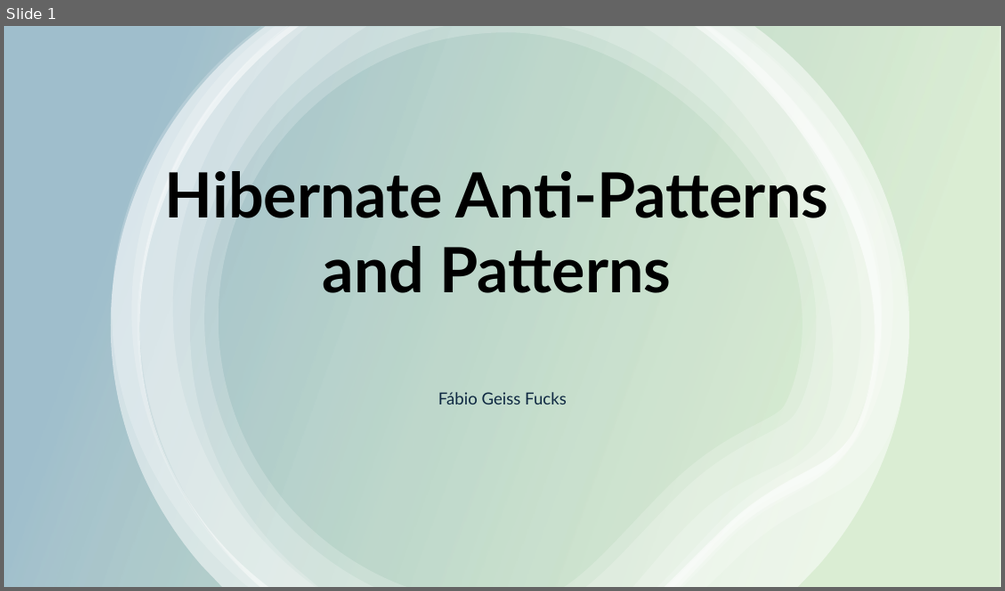
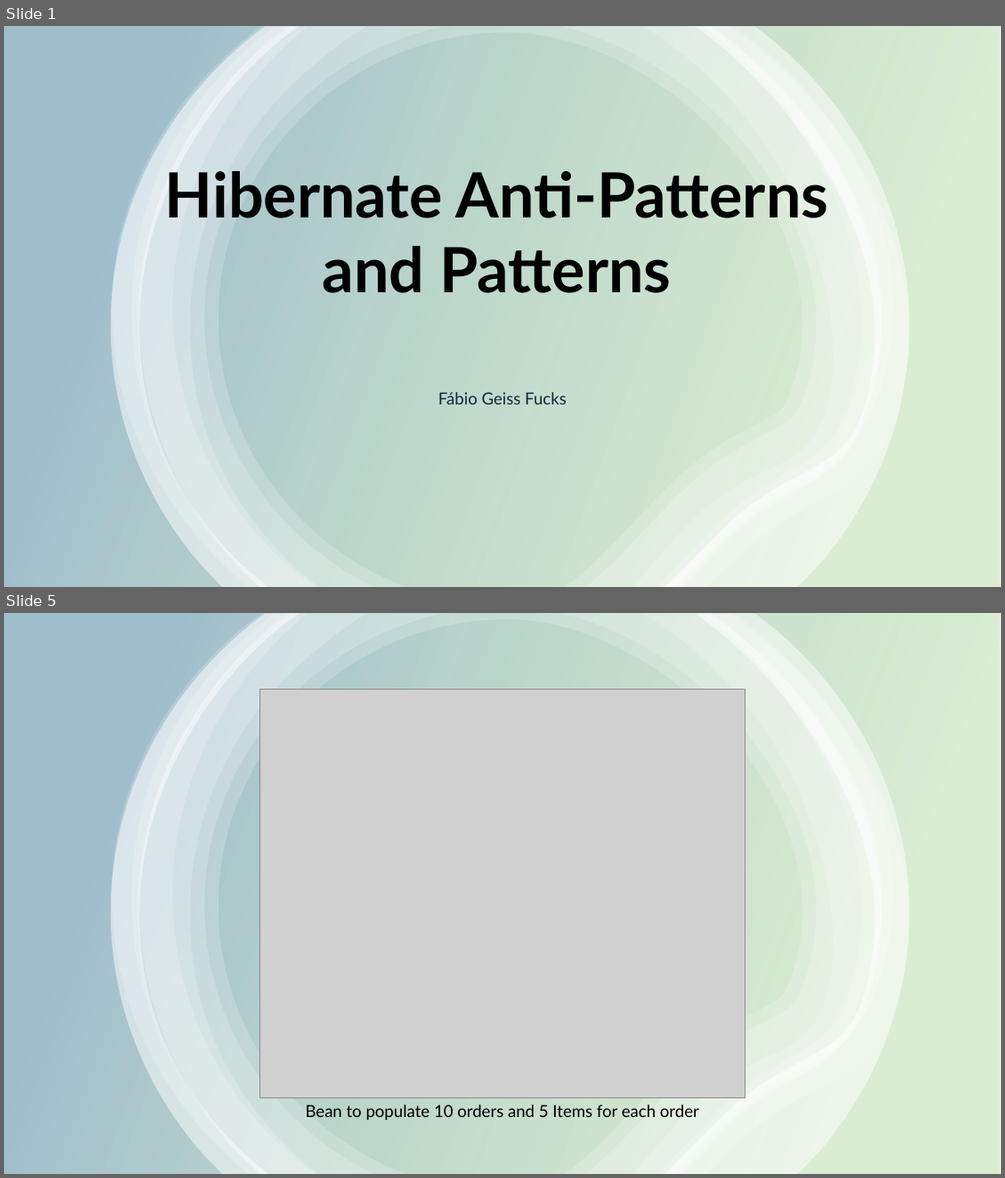
Before and after one commit to FFucks/hibernate, a slide deck: hibernate_presentation.pptx. Shown one above the other, each under a label of ours: slide 1 before the commit, slides 1 and 5 after it; the slides between them are not shown. The pictures are 1005x591 and 1005x1178 pixels, drawn with LibreOffice and Linux fonts; fonts in the diff are those of the drawing; grey boxes stand for pictures. Boxes give left, top, right and bottom in pixels: in the first picture for what was removed or moved away, otherwise in the second. Text is boxed around its words. In the diff, an @@ line names an element or a change of style, - is before the commit and + after.

```diff
--- a/hibernate_presentation.pptx
+++ b/hibernate_presentation.pptx
@@ slide 5 added at [4, 613, 1001, 1174], background #FFFFFF @@
@@ rectangle added at [4, 613, 1001, 1174], fill gradient #4EA72E to #156082 @@
@@ group added at [111, 613, 909, 1174]: 6 freeform shapes @@
@@ picture added at [259, 690, 745, 1097] @@
@@ text added at [306, 1104, 699, 1120], 16 pt, text #000000 @@
+Bean to populate 10 orders and 5 Items for each order
```
Also in this commit, not shown: 3 slides changed, 11 other slides added, 6 slides removed, 12 other files.
